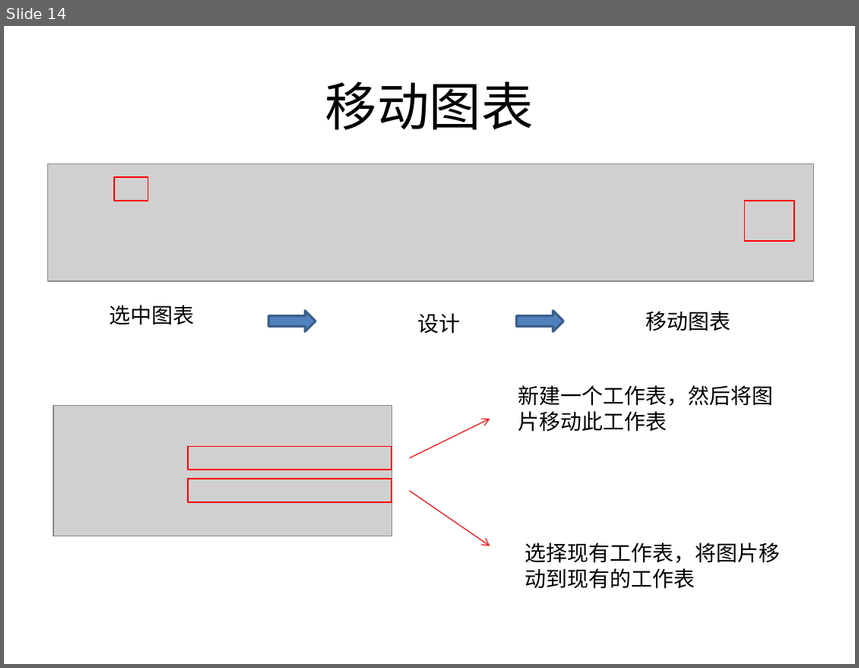
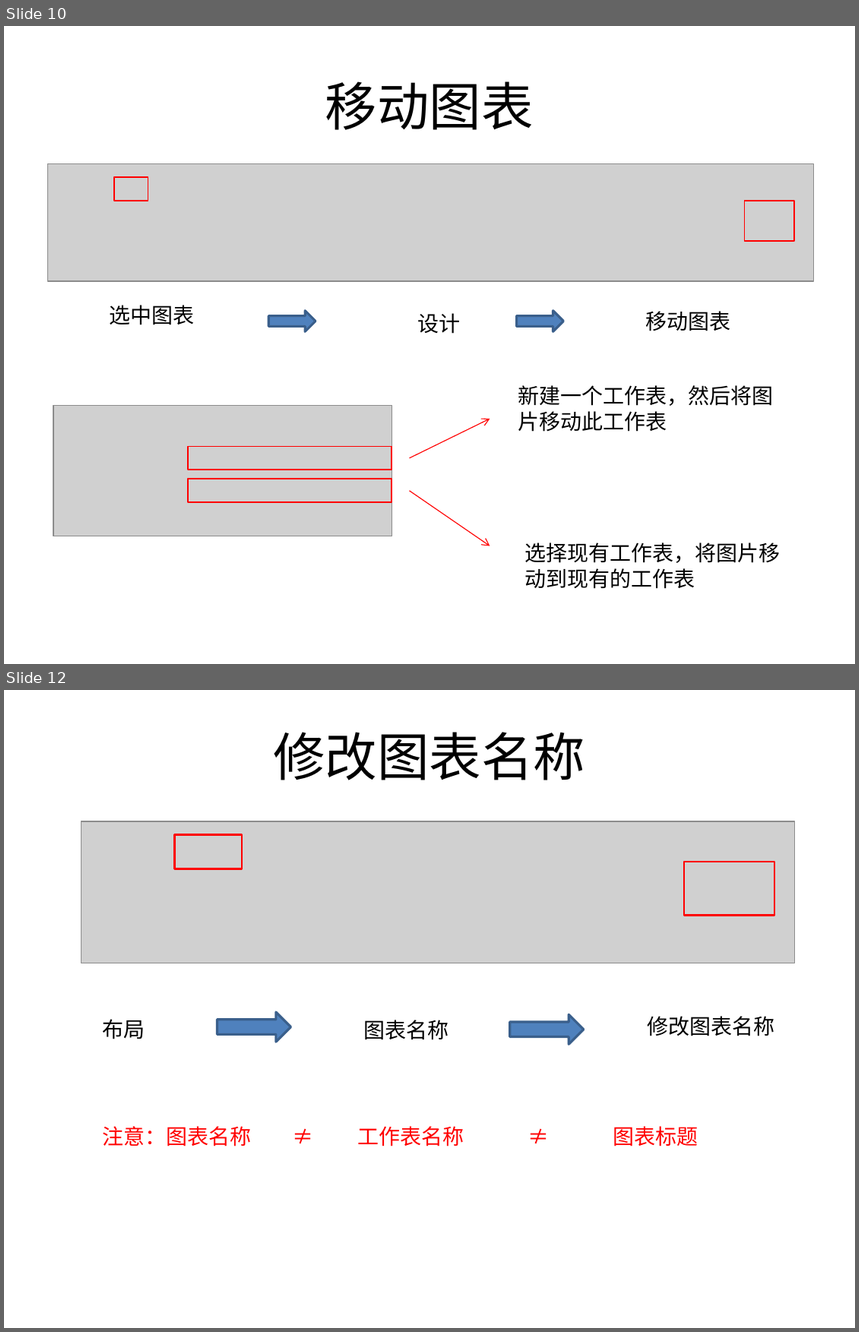
Before and after one commit to sans123wx/class, a slide deck: 第4章excel/图表/图表.pptx. Shown one above the other, each under a label of ours: slide 14 before the commit, slides 10 and 12 after it; the slides between them are not shown. The pictures are 859x668 and 859x1332 pixels, drawn with LibreOffice and Linux fonts; fonts in the diff are those of the drawing; grey boxes stand for pictures. Boxes give left, top, right and bottom in pixels: in the first picture for what was removed or moved away, otherwise in the second. Text is boxed around its words. In the diff, an @@ line names an element or a change of style, - is before the commit and + after.

```diff
--- a/第4章excel/图表/图表.pptx
+++ b/第4章excel/图表/图表.pptx
@@ slide 12 added at (4,690,855,1328), background #FFFFFF @@
@@ title added at (273,732,585,780), 44 pt, text #000000 @@
+修改图表名称
@@ picture added at (82,822,796,964) @@
@@ rectangle added at (175,834,243,869), outline #FF0000 1.75 pt @@
@@ rectangle added at (684,862,775,916), outline #FF0000 1.75 pt @@
@@ text added at (103,1019,145,1040), 18 pt, text #000000 @@
+布局
@@ right arrow added at (217,1012,291,1043), fill #4F81BD, outline #3A5F8C 2 pt @@
@@ text added at (364,1020,449,1040), 18 pt, text #000000 @@
+图表名称
@@ right arrow added at (509,1015,584,1044), fill #4F81BD, outline #3A5F8C 2 pt @@
@@ text added at (648,1016,775,1037), 18 pt, text #000000 @@
+修改图表名称
@@ text added at (103,1126,699,1147), 18 pt, text #FF0000 @@
+注意：图表名称 ≠ 工作表名称 ≠ 图表标题
@@ what was slide 14 is now slide 10 @@
```
Also in this commit, not shown: 8 other slides added, 16 other files.
